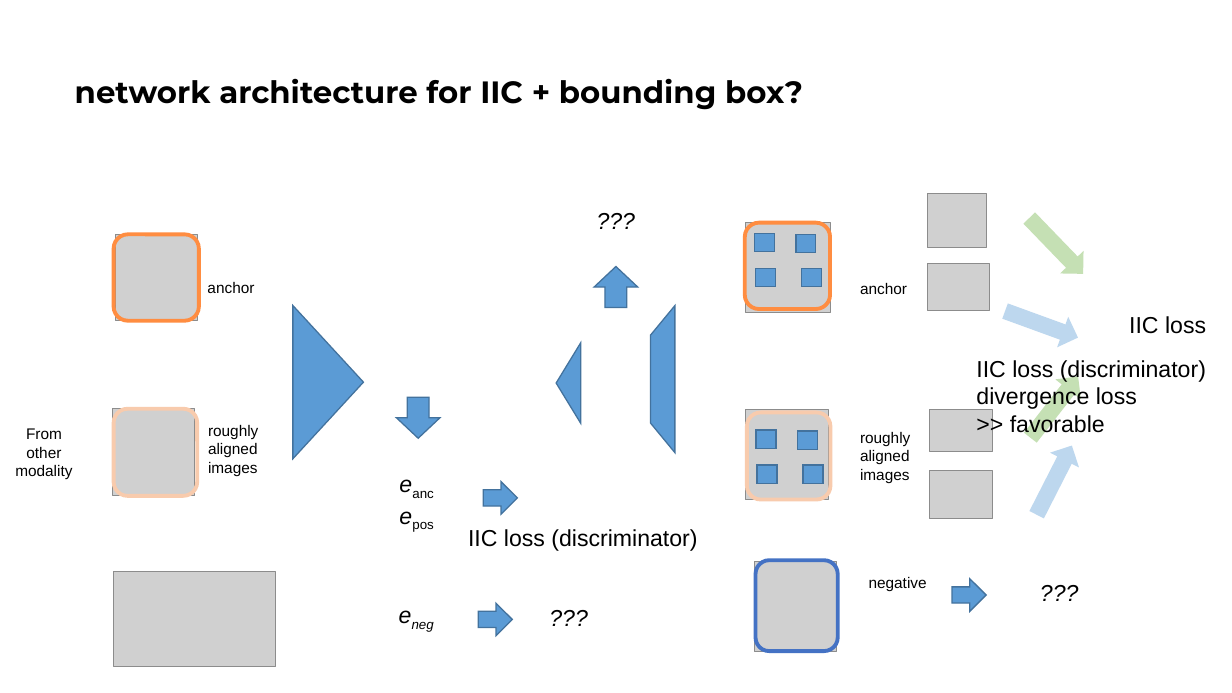
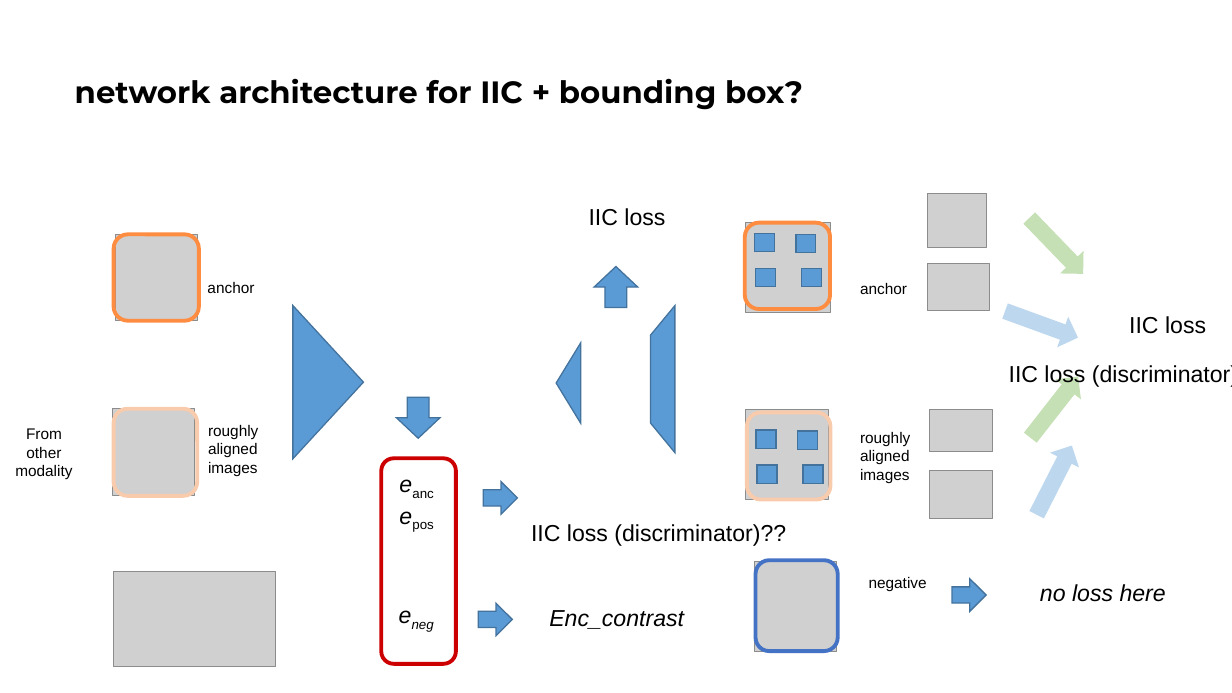
Before and after one commit to jizongFox/Contrast-You, a slide deck: slide 7 of docs/Presentation1.pptx (slide 6 before the commit). Drawn at 1232x693 pixels with LibreOffice and Linux fonts; fonts in the diff are those of the drawing; grey boxes stand for pictures. Boxes give left, top, right and bottom in pixels: in the first picture for what was removed or moved away, otherwise in the second. Text is boxed around its words. In the diff, an @@ line names an element or a change of style, - is before the commit and + after.

```diff
--- a/docs/Presentation1.pptx
+++ b/docs/Presentation1.pptx
@@ text removed at (x1=588, y1=202, x2=645, y2=239) @@
-???
@@ text added at (x1=589, y1=208, x2=665, y2=226), 18 pt, text #000000 @@
+IIC loss
@@ text "IIC loss (discriminator)" moved from (x1=976, y1=360, x2=1206, y2=438) to (x1=1009, y1=365, x2=1232, y2=387) @@
@@ text at (x1=976, y1=386, x2=1137, y2=438): paragraphs removed @@
-divergence loss
->> favorable
@@ rounded rectangle added at (x1=382, y1=458, x2=457, y2=664), outline #CC0000 3 pt @@
@@ text at (x1=531, y1=524, x2=786, y2=546): text changed @@
-IIC loss (discriminator)
+IIC loss (discriminator)??
@@ text at (x1=1040, y1=584, x2=1166, y2=602): text changed @@
-???
+no loss here
@@ text at (x1=549, y1=610, x2=684, y2=629): text changed @@
-???
+Enc_contrast
```
Also in this commit, not shown: 2 other slides changed, 2 slides added, 2 slides removed, 6 other files.
